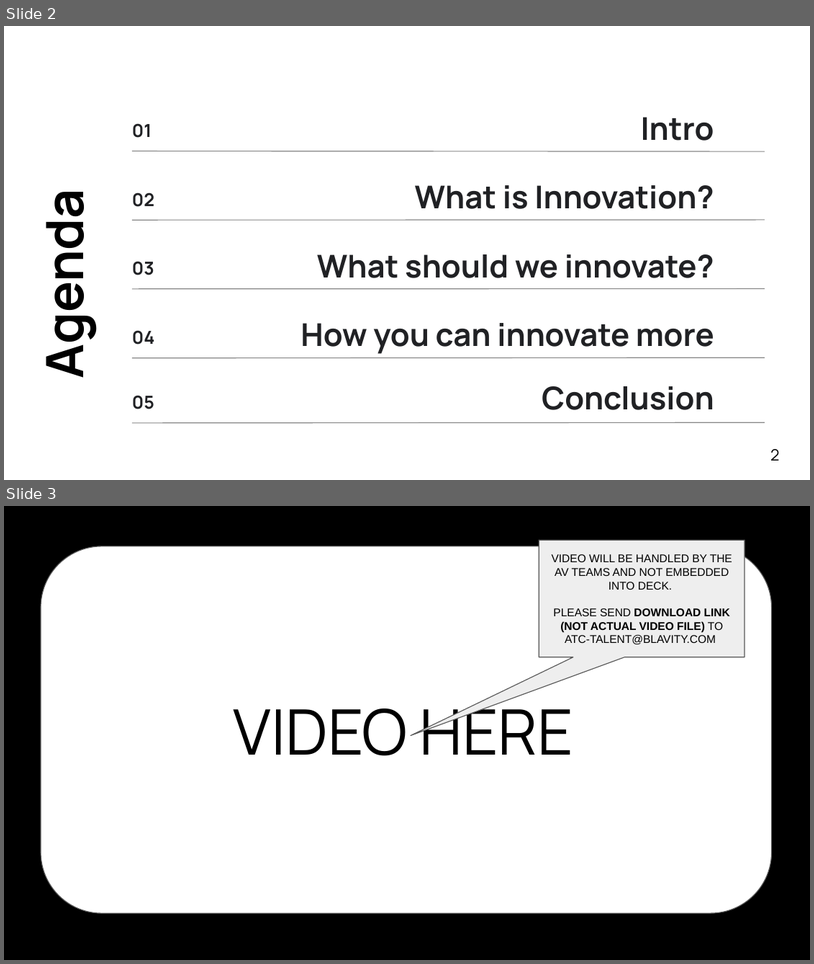
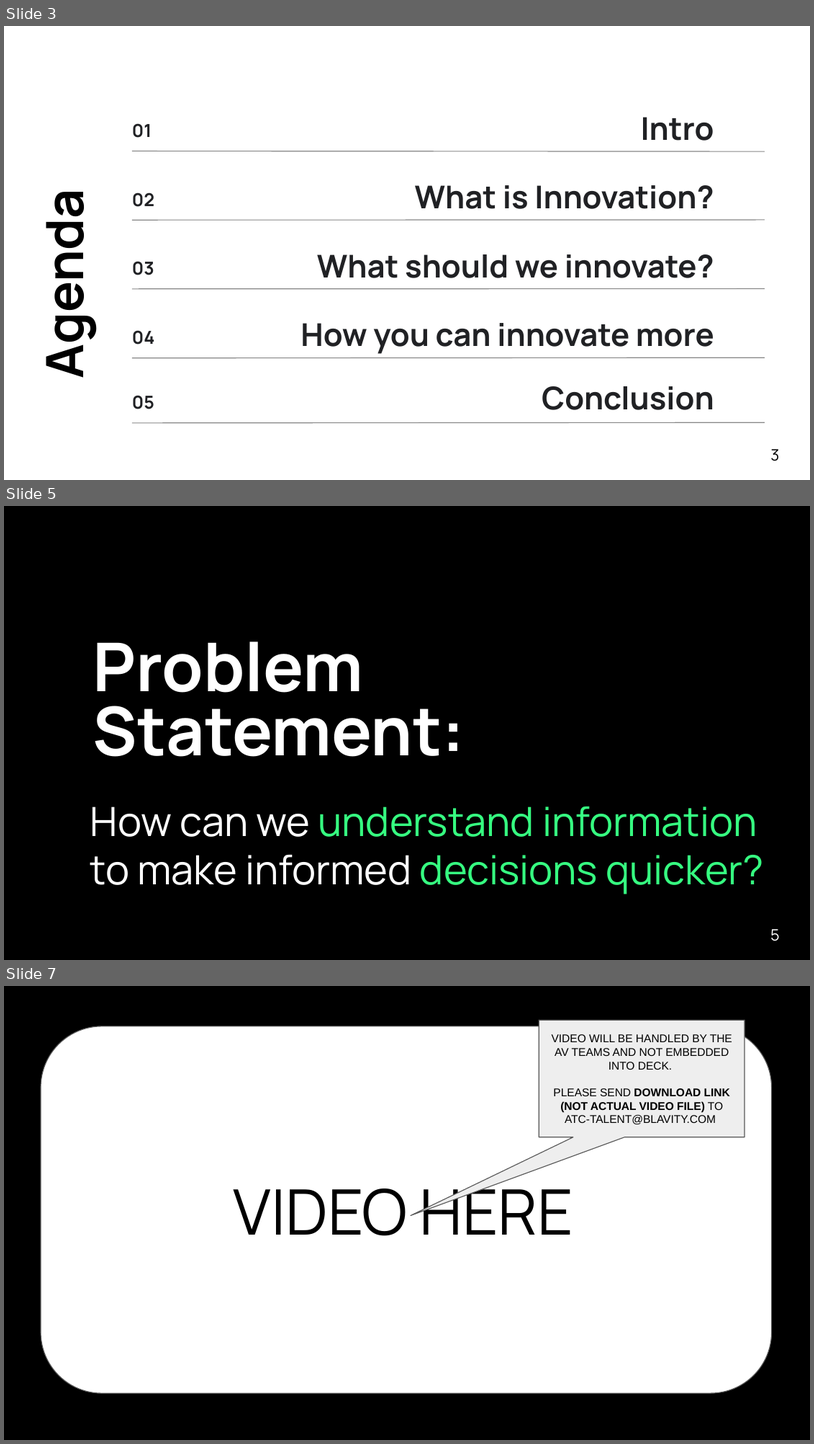
Before and after one commit to ggreen/real-time-AI-ML-event-streaming, a slide deck: docs/conferences/afrotech-realtime-ai-2024.pptx. Shown one above the other, each under a label of ours: slides 2 and 3 before the commit, slides 3, 5 and 7 after it; the slides between them are not shown. The pictures are 814x964 and 814x1444 pixels, drawn with LibreOffice and Linux fonts; fonts in the diff are those of the drawing; background and template pictures are left out. Boxes give left, top, right and bottom in pixels: in the first picture for what was removed or moved away, otherwise in the second. Text is boxed around its words. In the diff, an @@ line names an element or a change of style, - is before the commit and + after.

```diff
--- a/docs/conferences/afrotech-realtime-ai-2024.pptx
+++ b/docs/conferences/afrotech-realtime-ai-2024.pptx
@@ slide 5 added at [4,506,810,960], background #000000 @@
@@ text added at [93,641,466,757], 60 pt, text #FFFFFF, bold @@
+Problem Statement:
@@ text added at [90,806,764,894], 36 pt, text #36FF81 @@
+How can we understand information to make informed decisions quicker?
@@ page number added at [771,929,780,941], 14 pt, text #FFFFFF @@
+5
@@ what was slide 2 is now slide 3 @@
@@ page number at [771,449,779,461]: text changed @@
-2
+3
@@ what was slide 3 is now slide 7 @@
```
Also in this commit, not shown: 8 other slides added, 3 slides removed.
